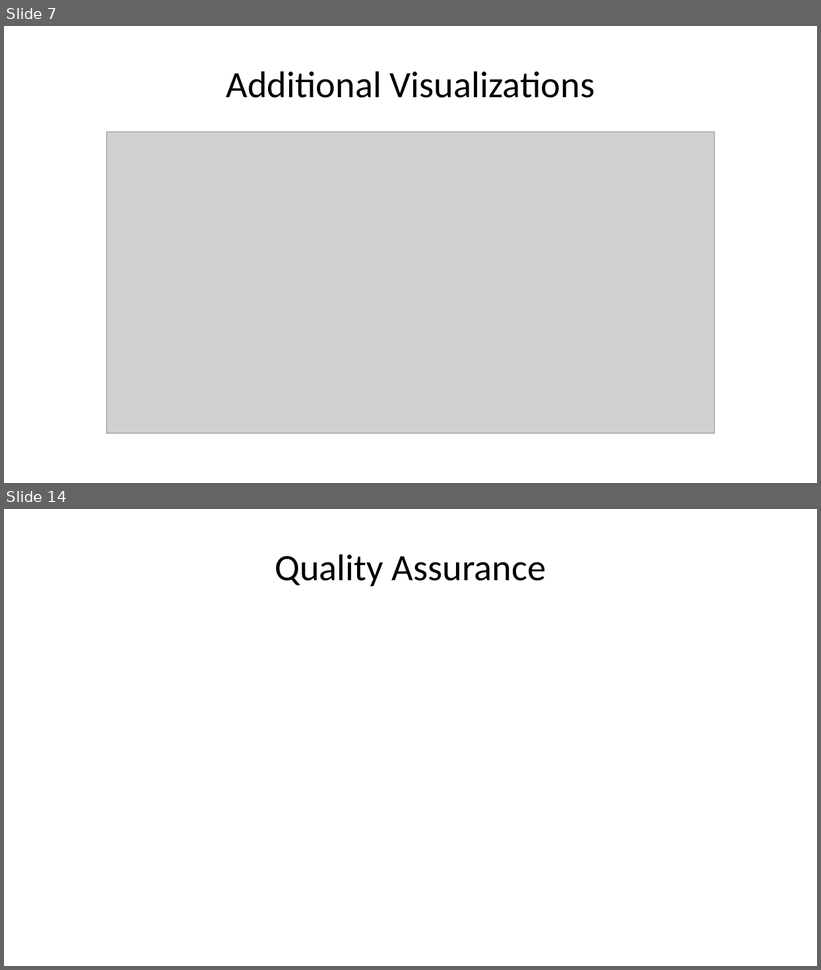
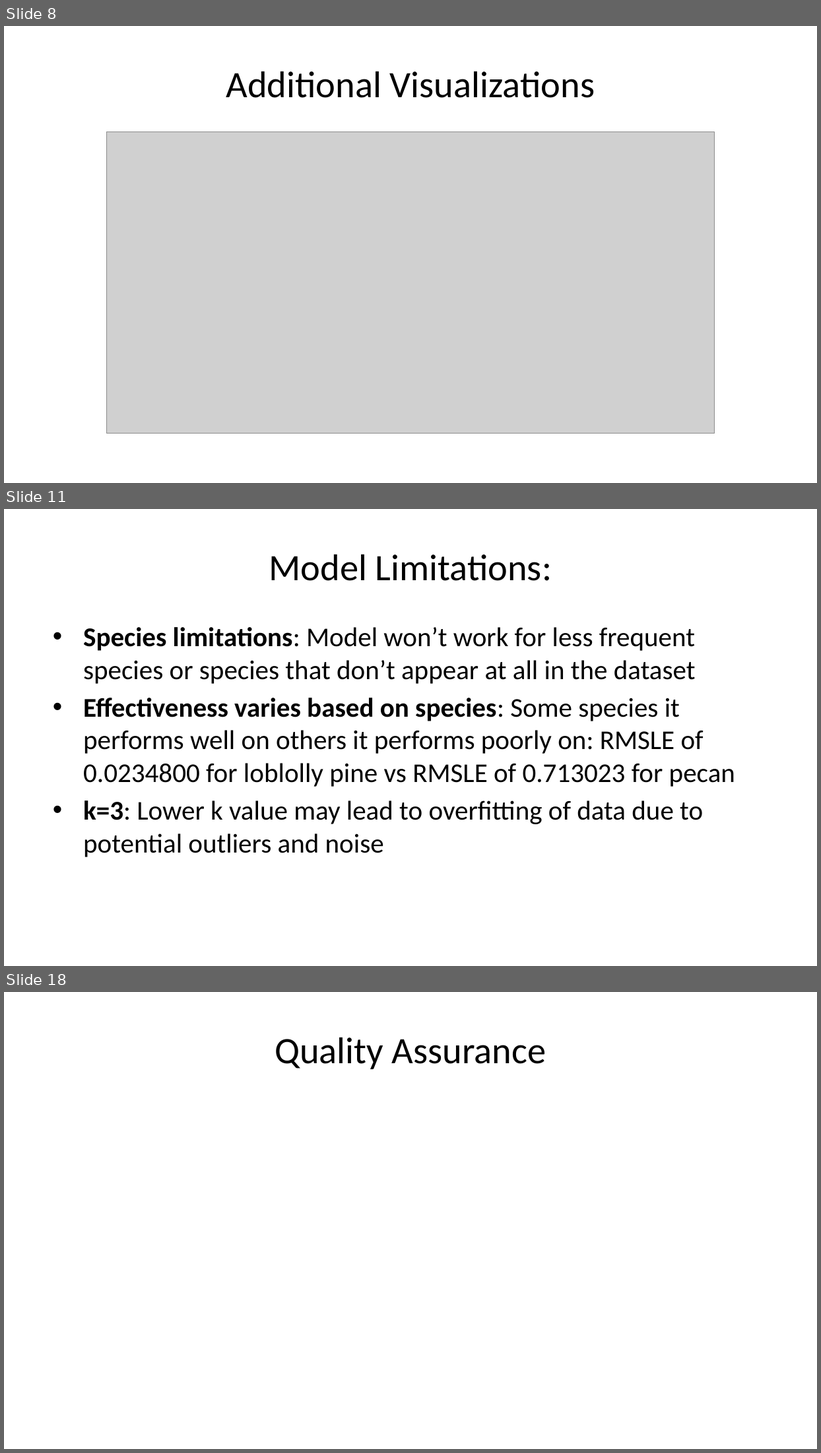
Before and after one commit to deancallahan25/Redwood-Analytics-Portfolio, a slide deck: Project-3/individual-models/data/presentation.pptx. Shown one above the other, each under a label of ours: slides 7 and 14 before the commit, slides 8, 11 and 18 after it; the slides between them are not shown. The pictures are 821x970 and 821x1453 pixels, drawn with LibreOffice and Linux fonts; fonts in the diff are those of the drawing; grey boxes stand for pictures. Boxes give left, top, right and bottom in pixels: in the first picture for what was removed or moved away, otherwise in the second. Text is boxed around its words. In the diff, an @@ line names an element or a change of style, - is before the commit and + after.

```diff
--- a/Project-3/individual-models/data/presentation.pptx
+++ b/Project-3/individual-models/data/presentation.pptx
@@ slide 11 added at (4, 509, 817, 966), background #FFFFFF @@
@@ title added at (269, 554, 552, 581), 33 pt, text #000000 @@
+Model Limitations:
@@ text added at (83, 627, 735, 857), 24 pt, text #000000 @@
+• Species limitations: Model won’t work for less frequent species or species that don’t appear at all in the dataset
+• Effectiveness varies based on species: Some species it performs well on others it performs poorly on: RMSLE of 0.0234800 for loblolly pine vs RMSLE of 0.713023 for pecan
+• k=3: Lower k value may lead to overfitting of data due to potential outliers and noise
@@ what was slide 7 is now slide 8 @@
@@ what was slide 14 is now slide 18 @@
```
Also in this commit, not shown: 5 slides changed, 7 other slides added, 4 slides removed, 1 other file.
